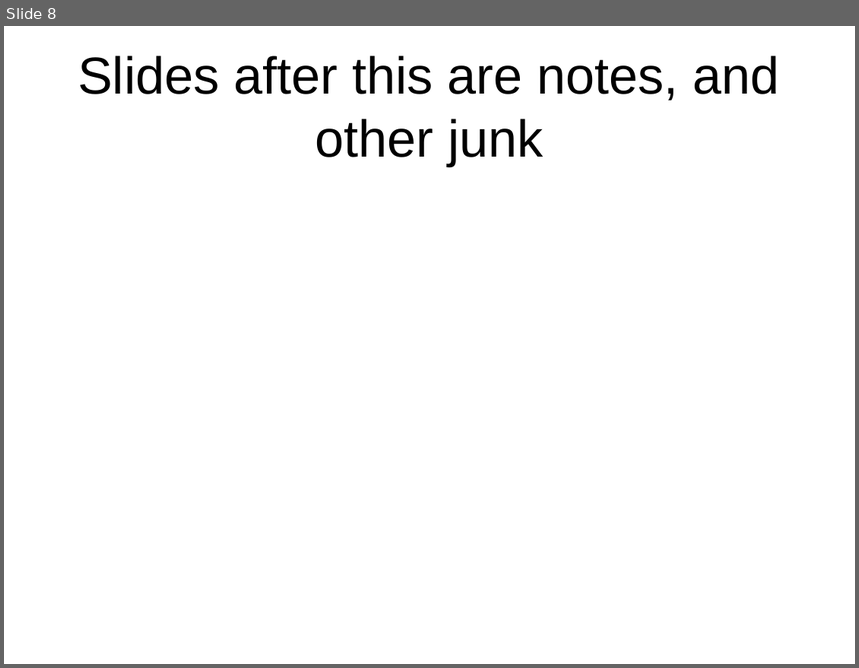
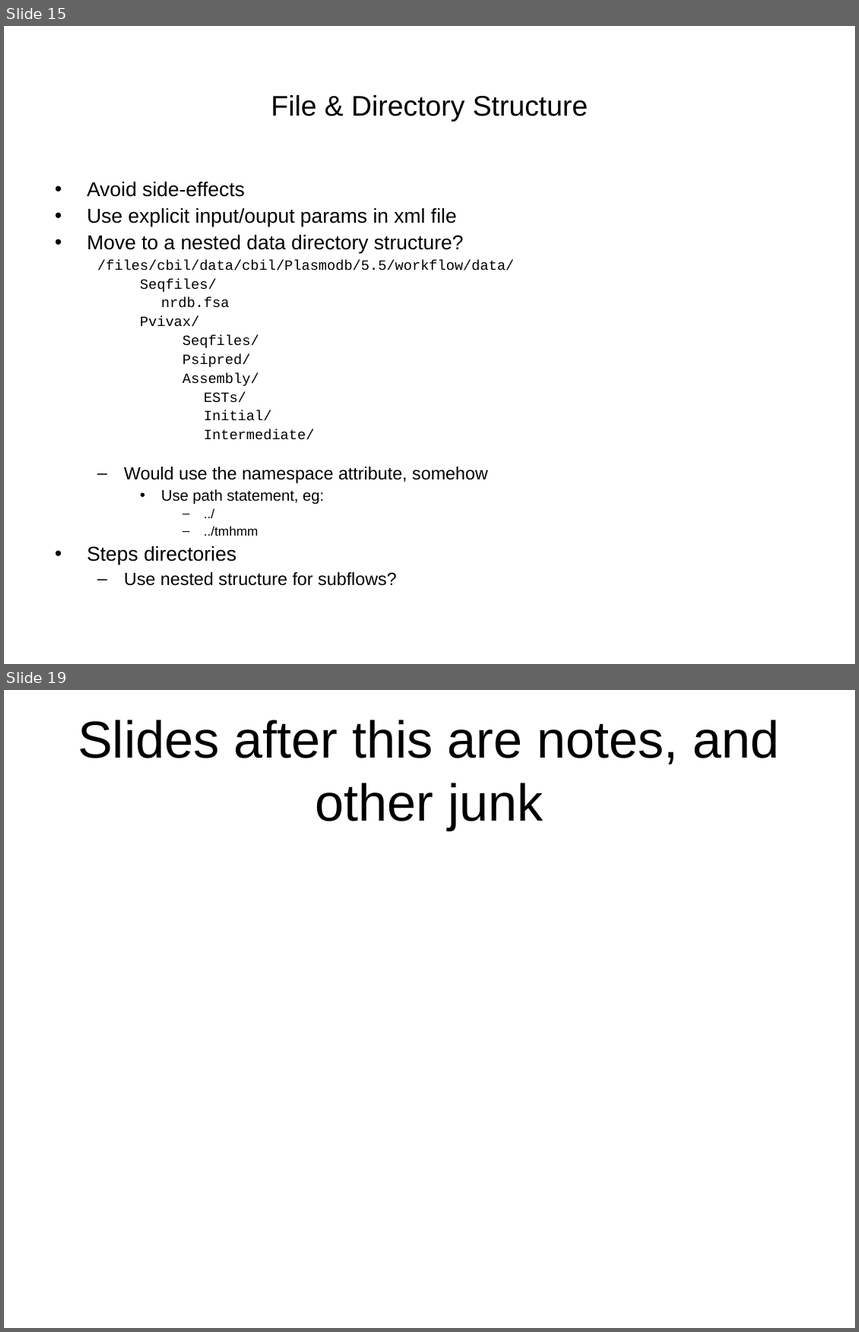
Before and after one commit to VEuPathDB/ApiCommonData, a slide deck: Load/doc/workflow/plasmodb/7.7/ApiWorkFlow.ppt. Shown one above the other, each under a label of ours: slide 8 before the commit, slides 15 and 19 after it; the slides between them are not shown. The pictures are 859x668 and 859x1332 pixels, drawn with LibreOffice and Linux fonts; fonts in the diff are those of the drawing. Boxes give left, top, right and bottom in pixels: in the first picture for what was removed or moved away, otherwise in the second. Text is boxed around its words. In the diff, an @@ line names an element or a change of style, - is before the commit and + after.

```diff
--- a/Load/doc/workflow/plasmodb/7.7/ApiWorkFlow.ppt
+++ b/Load/doc/workflow/plasmodb/7.7/ApiWorkFlow.ppt
@@ slide 15 added at (4,26,855,664), background #FFFFFF @@
@@ title added at (271,95,588,122), 24 pt, text #000000 @@
+File & Directory Structure
@@ text added at (87,181,514,586), 12 pt, text #000000 @@
+• Avoid side-effects
+• Use explicit input/ouput params in xml file
+• Move to a nested data directory structure?
+  /files/cbil/data/cbil/Plasmodb/5.5/workflow/data/
+    Seqfiles/
+    nrdb.fsa
+    Pvivax/
+      Seqfiles/
+      Psipred/
+      Assembly/
+      ESTs/
+      Initial/
+      Intermediate/
+  – Would use the namespace attribute, somehow
+    • Use path statement, eg:
+      – ../
+      – ../tmhmm
+• Steps directories
+  – Use nested structure for subflows?
@@ what was slide 8 is now slide 19 @@
```
Also in this commit, not shown: 7 slides changed, 10 other slides added, 2 other files.
